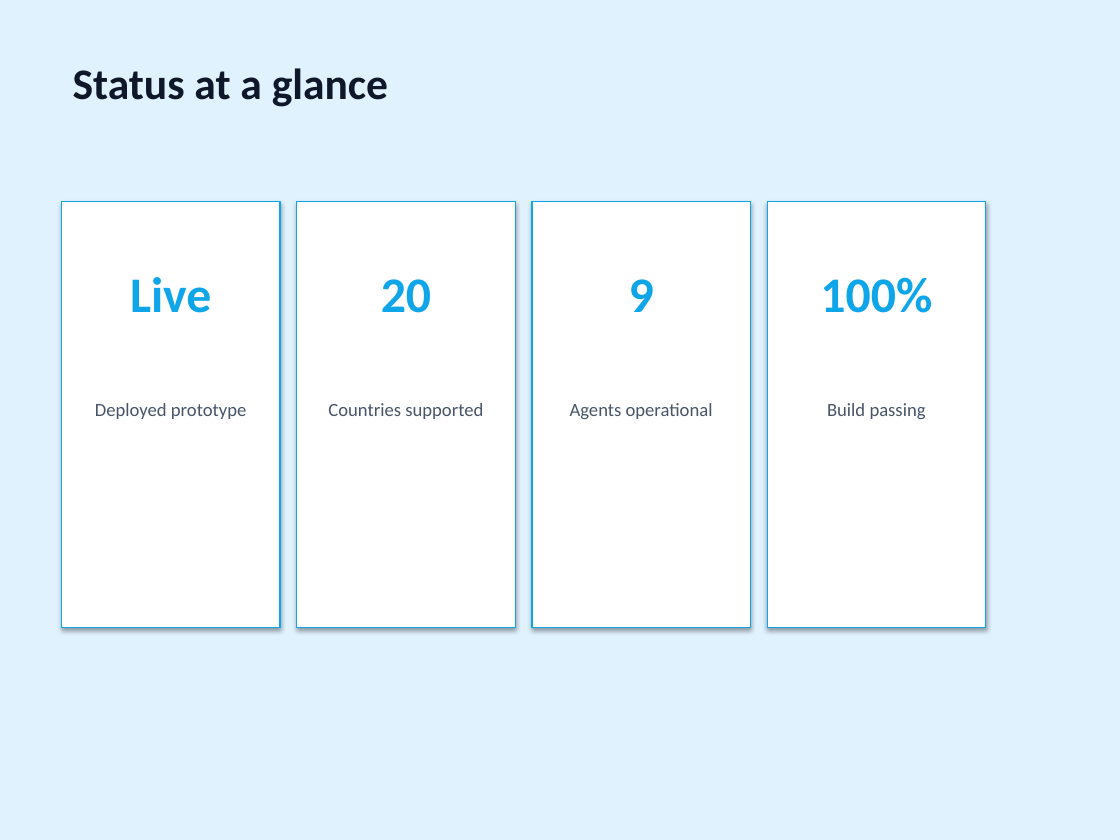
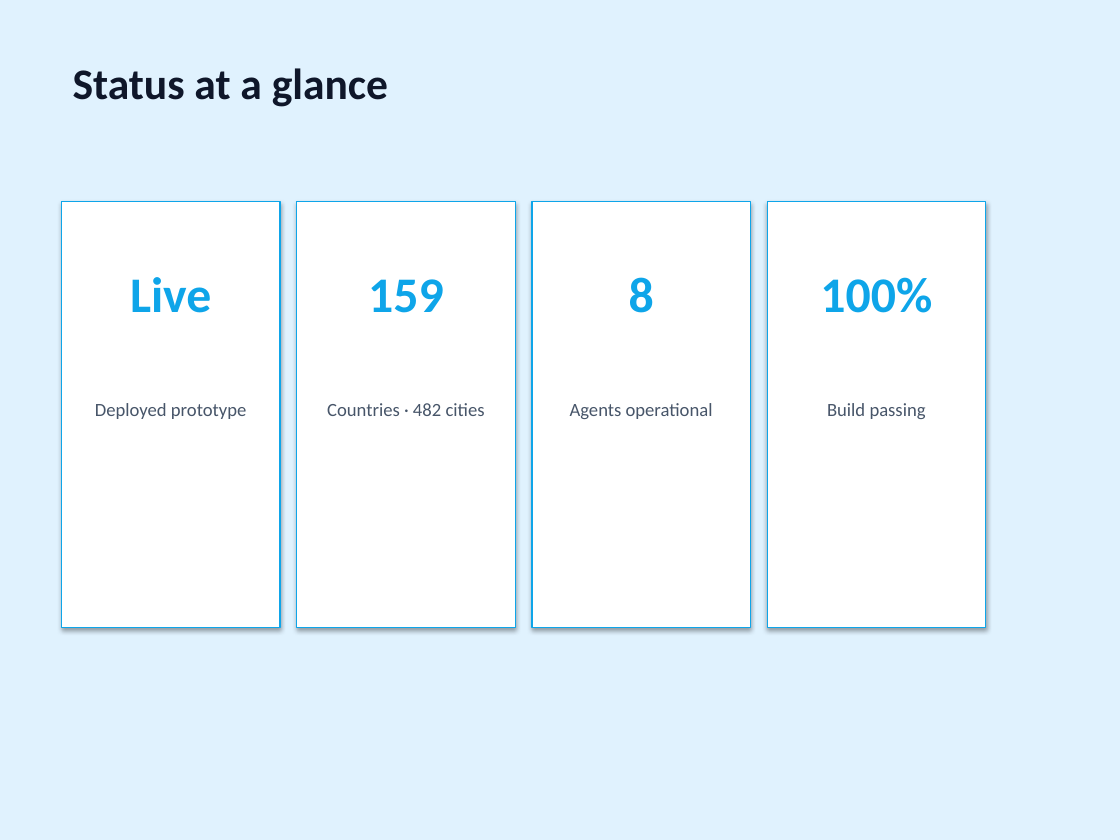
Before and after one commit to carbonintelli/KlimaGuardKids, a slide deck: slide 3 of presentations/KlimaGuard-Kids-Check-In.pptx. Drawn at 1120x840 pixels with LibreOffice and Linux fonts; fonts in the diff are those of the drawing. Boxes give left, top, right and bottom in pixels: in the first picture for what was removed or moved away, otherwise in the second. Text is boxed around its words. In the diff, an @@ line names an element or a change of style, - is before the commit and + after.

```diff
--- a/presentations/KlimaGuard-Kids-Check-In.pptx
+++ b/presentations/KlimaGuard-Kids-Check-In.pptx
@@ text at (368,279,444,313): text changed @@
-20
+159
@@ text at (629,277,654,313): text changed @@
-9
+8
@@ text at (327,403,485,416): text changed @@
-Countries supported
+Countries · 482 cities
```
Also in this commit, not shown: 1 other slide changed, 11 other files.
